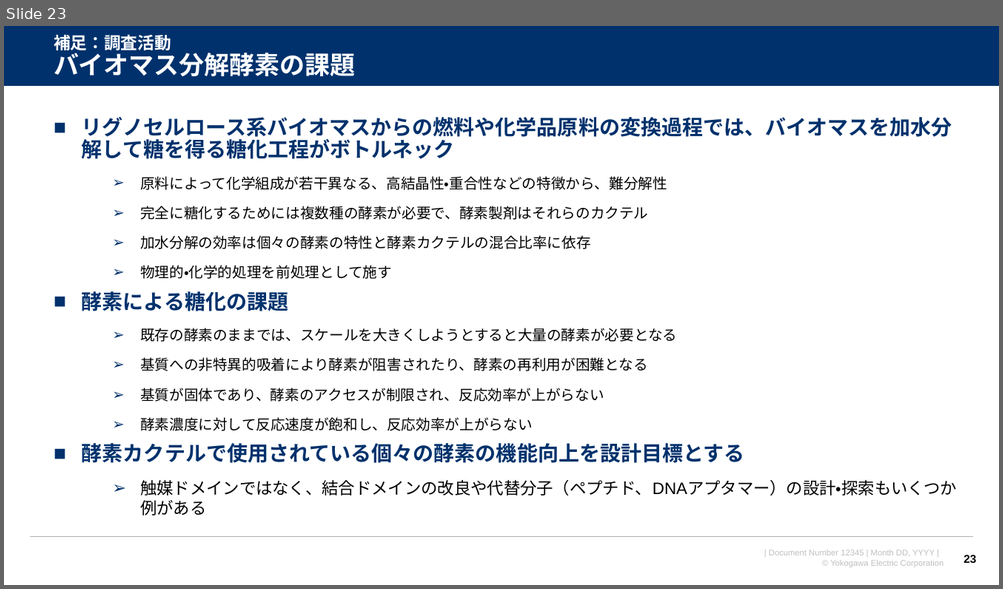
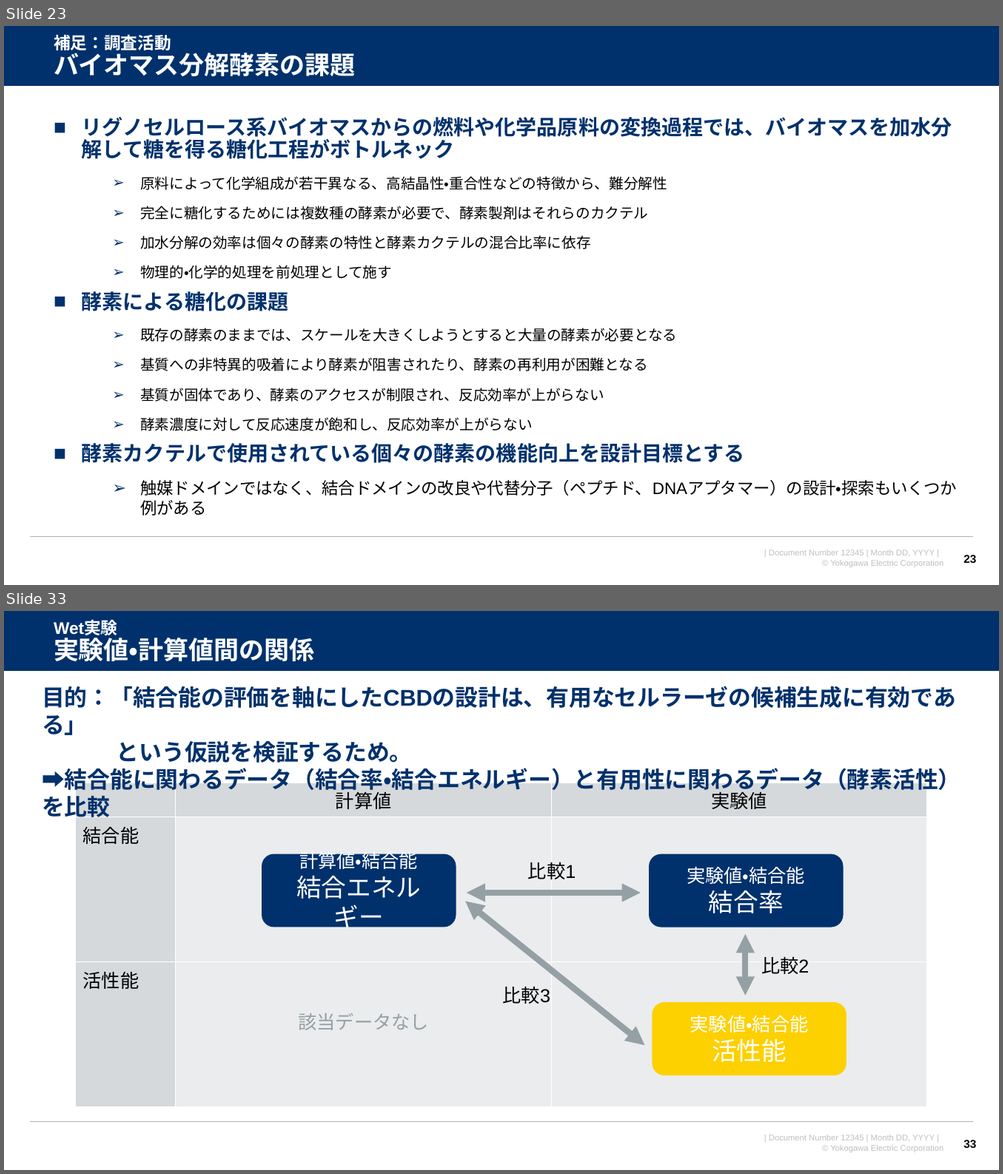
Before and after one commit to watarukumagai-git/denovo, a slide deck: survey_doc/2023年3月度月報_人工酵素設計_rev.0.pptx. Shown one above the other, each under a label of ours: slide 23 before the commit, slides 23 and 33 after it; the slides between them are not shown. The pictures are 1003x589 and 1003x1174 pixels, drawn with LibreOffice and Linux fonts; fonts in the diff are those of the drawing; background and template pictures are left out. Boxes give left, top, right and bottom in pixels: in the first picture for what was removed or moved away, otherwise in the second. Text is boxed around its words. In the diff, an @@ line names an element or a change of style, - is before the commit and + after.

```diff
--- a/survey_doc/2023年3月度月報_人工酵素設計_rev.0.pptx
+++ b/survey_doc/2023年3月度月報_人工酵素設計_rev.0.pptx
@@ slide 33 added at box(4, 611, 999, 1170), background #FFFFFF; not listed: 4 template elements that a slide beside it also shows @@
@@ title added at box(54, 621, 314, 661), 24.3 pt, text #FFFFFF, bold @@
+Wet実験
+実験値・計算値間の関係
@@ text added at box(42, 686, 961, 822), 22 pt, text #00316C, bold @@
+目的：「結合能の評価を軸にしたCBDの設計は、有用なセルラーゼの候補生成に有効である」
+という仮説を検証するため。
+➡結合能に関わるデータ（結合率・結合エネルギー）と有用性に関わるデータ（酵素活性）を比較
@@ table added at box(76, 783, 926, 1106), 3 rows, 3 columns @@
+ | 計算値 | 実験値
+結合能 |  | 
+活性能 | 該当データなし | 
@@ rounded rectangle added at box(262, 854, 455, 927), fill #00316C, 18 pt, text #FFFFFF @@
+計算値・結合能
+結合エネルギー
@@ rounded rectangle added at box(649, 854, 842, 927), fill #00316C, 18 pt, text #FFFFFF @@
+実験値・結合能
+結合率
@@ text added at box(528, 862, 575, 880), 18 pt, text #000000 @@
+比較1
@@ double arrow added from (466, 893) to (640, 893), #95A0A4 6 pt @@
@@ double arrow added from (465, 901) to (645, 1045), #95A0A4 6 pt @@
@@ double arrow added from (745, 935) to (745, 996), #95A0A4 6 pt @@
@@ text added at box(761, 957, 808, 974), 18 pt, text #000000 @@
+比較2
@@ text added at box(503, 986, 550, 1004), 18 pt, text #000000 @@
+比較3
@@ rounded rectangle added at box(652, 1002, 845, 1076), fill #FDD000, 18 pt, text #FFFFFF @@
+実験値・結合能
+活性能
@@ page number added at box(963, 1140, 976, 1148), 11 pt, text #000000, bold @@
+33
```
Also in this commit, not shown: 14 other slides added.
